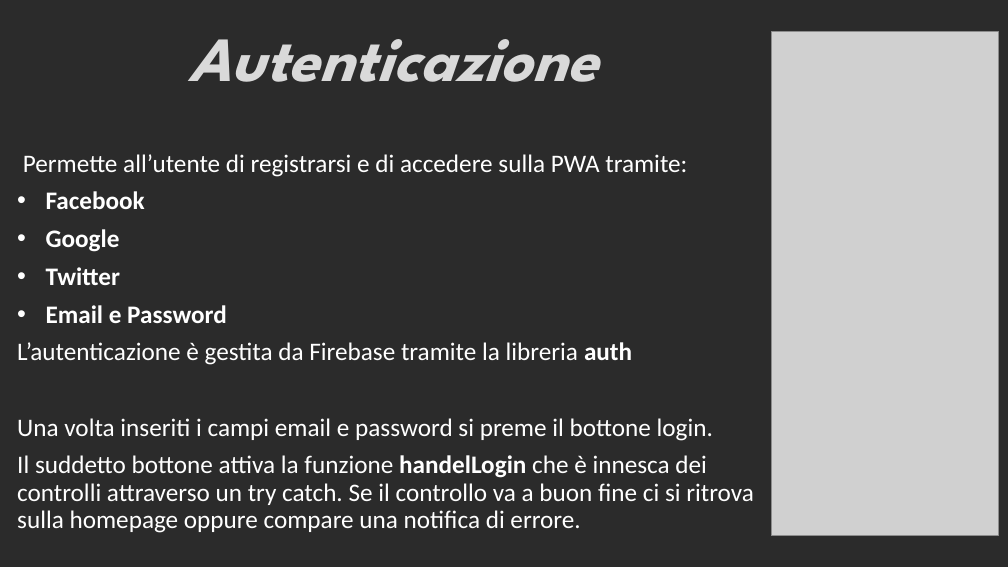
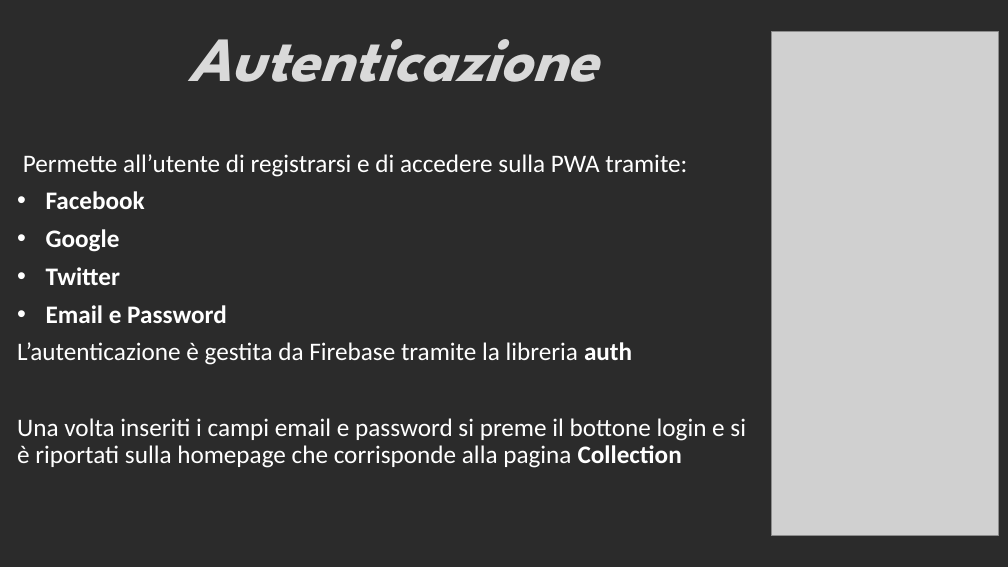
Before and after one commit to SamueleCastaldo/-projectTechWeb, a slide deck: slide 3 of PowerPoint/Presentazione_Progetto.pptx. Drawn at 1008x567 pixels with LibreOffice and Linux fonts; fonts in the diff are those of the drawing; grey boxes stand for pictures; background and template pictures are left out; a plain dark background stands for a picture behind light text. Boxes give left, top, right and bottom in pixels: in the first picture for what was removed or moved away, otherwise in the second. Text is boxed around its words. In the diff, an @@ line names an element or a change of style, - is before the commit and + after.

```diff
--- a/PowerPoint/Presentazione_Progetto.pptx
+++ b/PowerPoint/Presentazione_Progetto.pptx
@@ subtitle at box(17, 418, 746, 468): text changed @@
-Una volta inseriti i campi email e password si preme il bottone login.
-Il suddetto bottone attiva la funzione handelLogin che è innesca dei controlli attraverso un try catch. Se il controllo va a buon fine ci si ritrova sulla homepage oppure compare una notifica di errore.
+Una volta inseriti i campi email e password si preme il bottone login e si è riportati sulla homepage che corrisponde alla pagina Collection
```
Also in this commit, not shown: 2 other slides changed.
